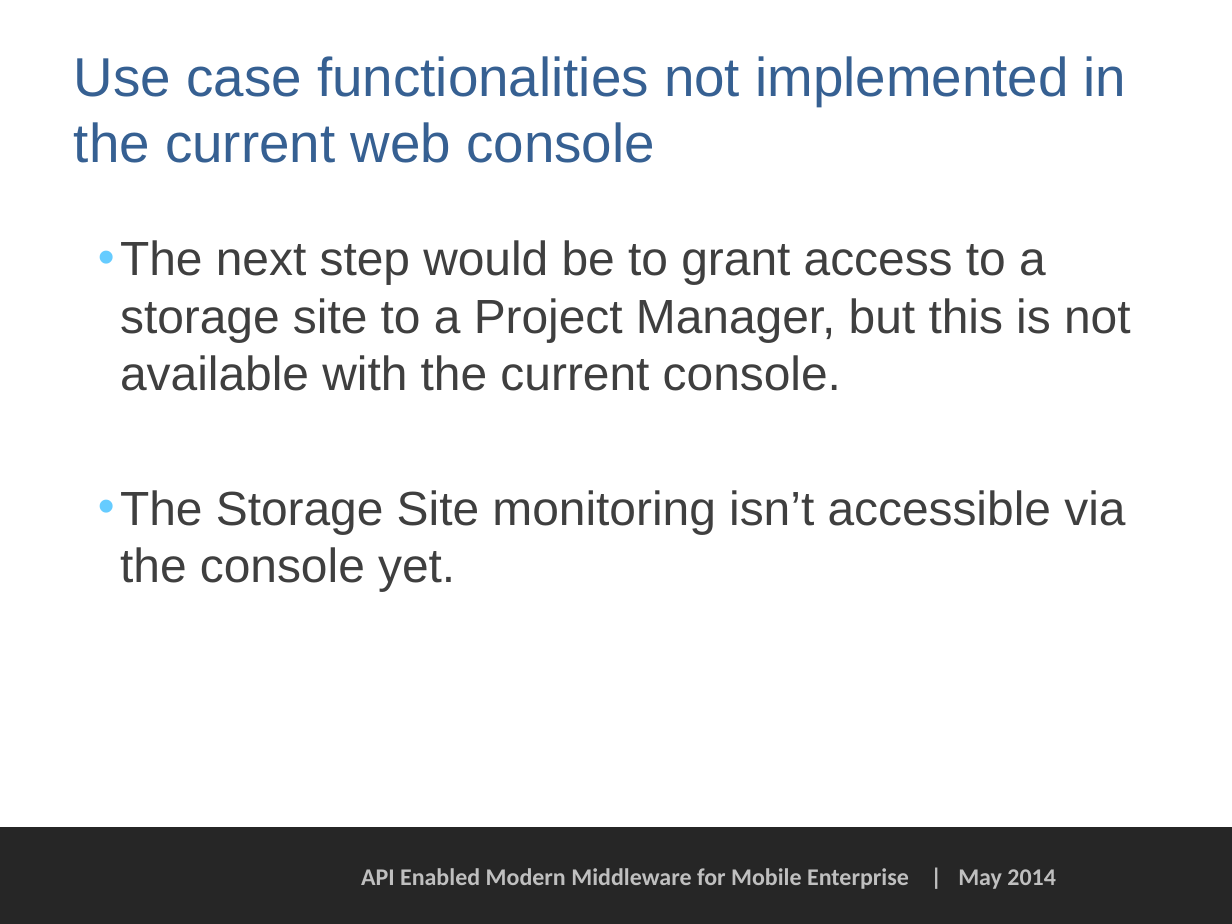
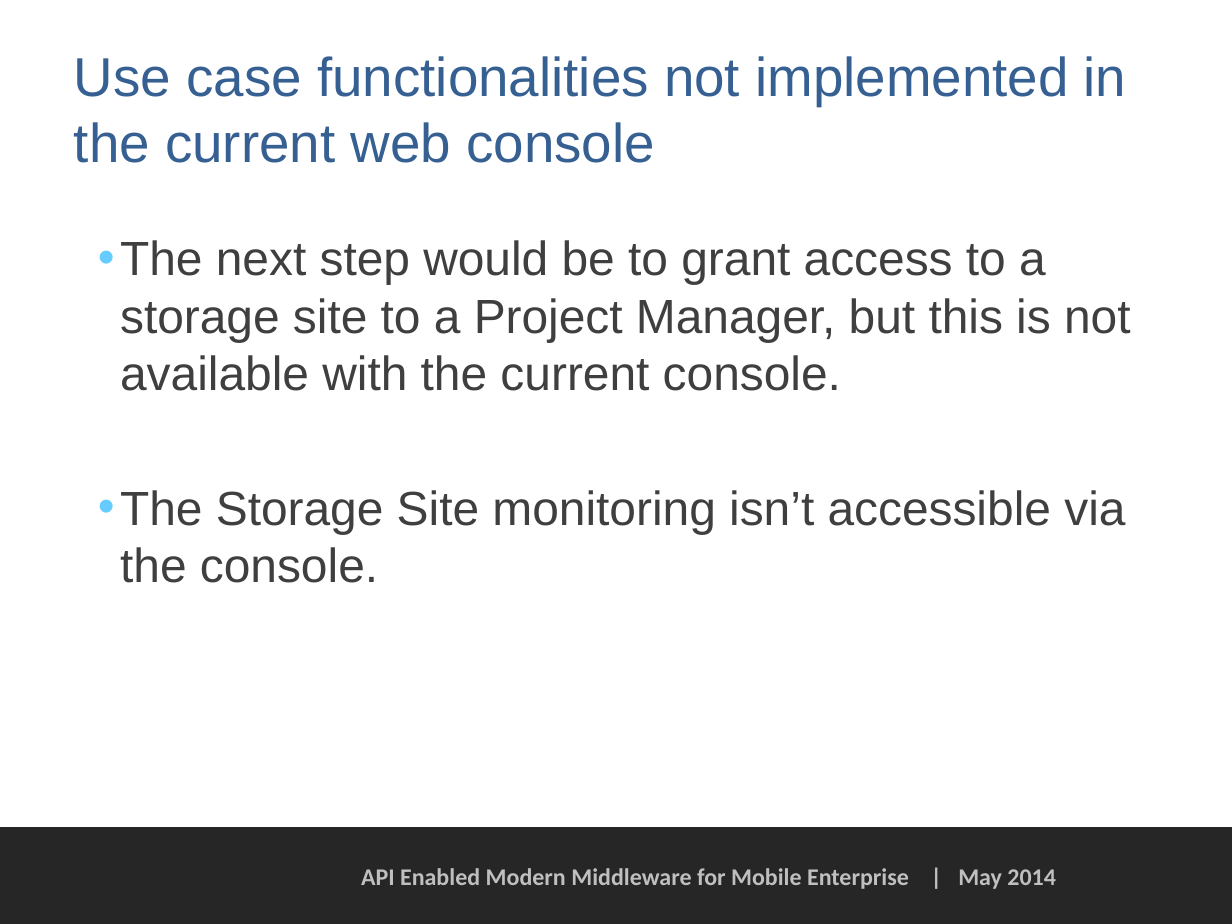
Before and after one commit to PointIO/Documentation, a slide deck: slide 12 of web console doc/Storage Administrator scenario - web console.pptx (slide 13 before the commit). Drawn at 1232x924 pixels with LibreOffice and Linux fonts; fonts in the diff are those of the drawing; background and template pictures are left out. Boxes give left, top, right and bottom in pixels: in the first picture for what was removed or moved away, otherwise in the second. Text is boxed around its words. In the diff, an @@ line names an element or a change of style, - is before the commit and + after.

Commit message:
Update Storage Admin scenario to v1

```diff
--- a/web console doc/Storage Administrator scenario - web console.pptx
+++ b/web console doc/Storage Administrator scenario - web console.pptx
@@ text at bbox=[120, 490, 1125, 583]: text changed @@
-• The Storage Site monitoring isn’t accessible via the console yet.
+• The Storage Site monitoring isn’t accessible via the console.
```
Also in this commit, not shown: 1 other slide changed, 9 slides added, 10 slides removed.
